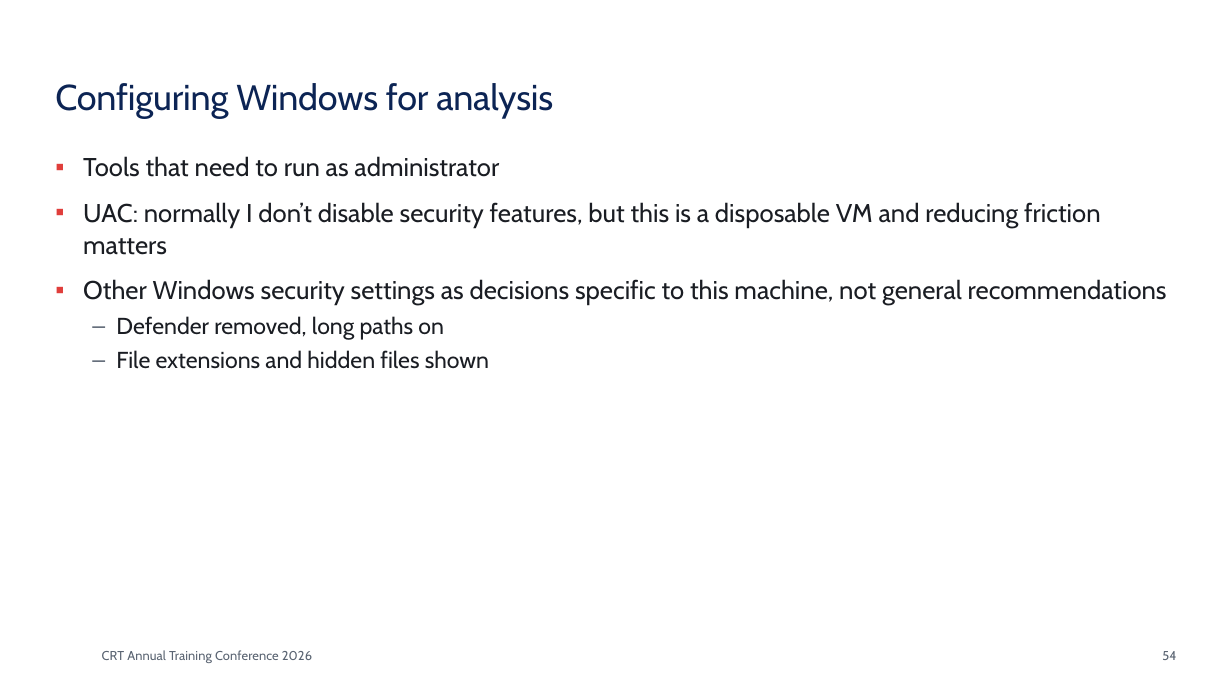
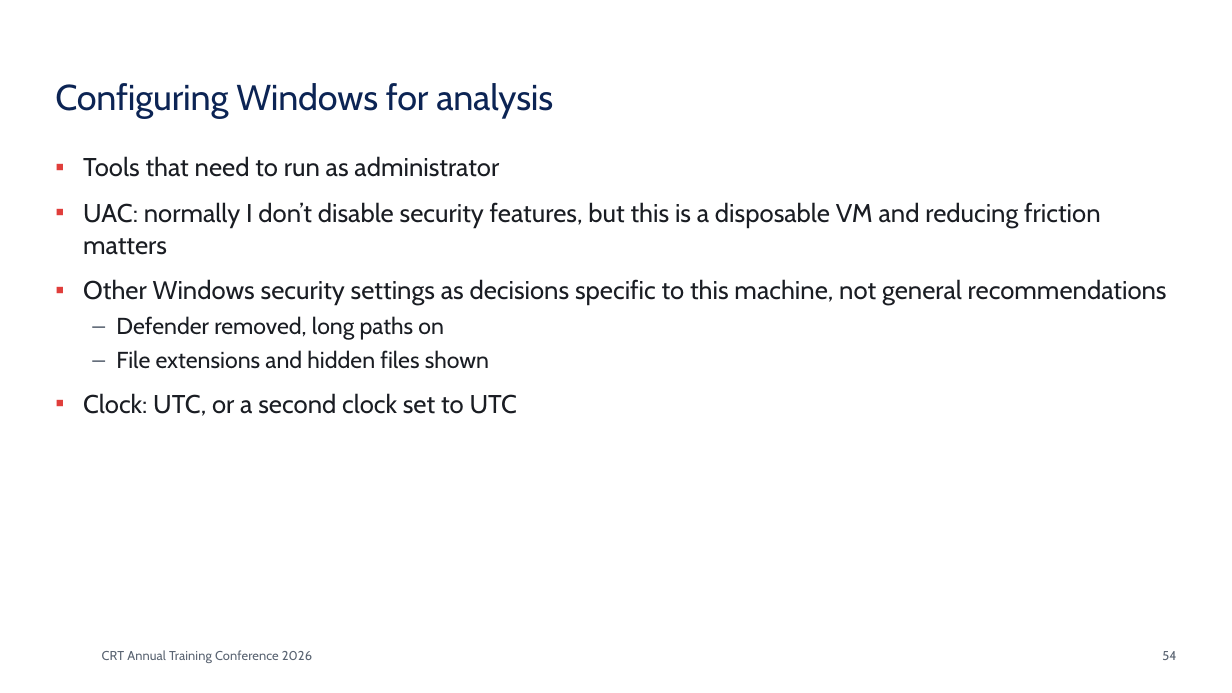
Before and after one commit to dzampino/crt-essentials-2026, a slide deck: slide 54 of docs/files/crt-essentials.pptx. Drawn at 1232x693 pixels with LibreOffice and Linux fonts; fonts in the diff are those of the drawing; background and template pictures are left out. Boxes give left, top, right and bottom in pixels: in the first picture for what was removed or moved away, otherwise in the second. Text is boxed around its words. In the diff, an @@ line names an element or a change of style, - is before the commit and + after.

```diff
--- a/docs/files/crt-essentials.pptx
+++ b/docs/files/crt-essentials.pptx
@@ text at [83, 393, 518, 416]: paragraph added @@
+▪ Clock: UTC, or a second clock set to UTC
```
Also in this commit, not shown: 15 other files.
